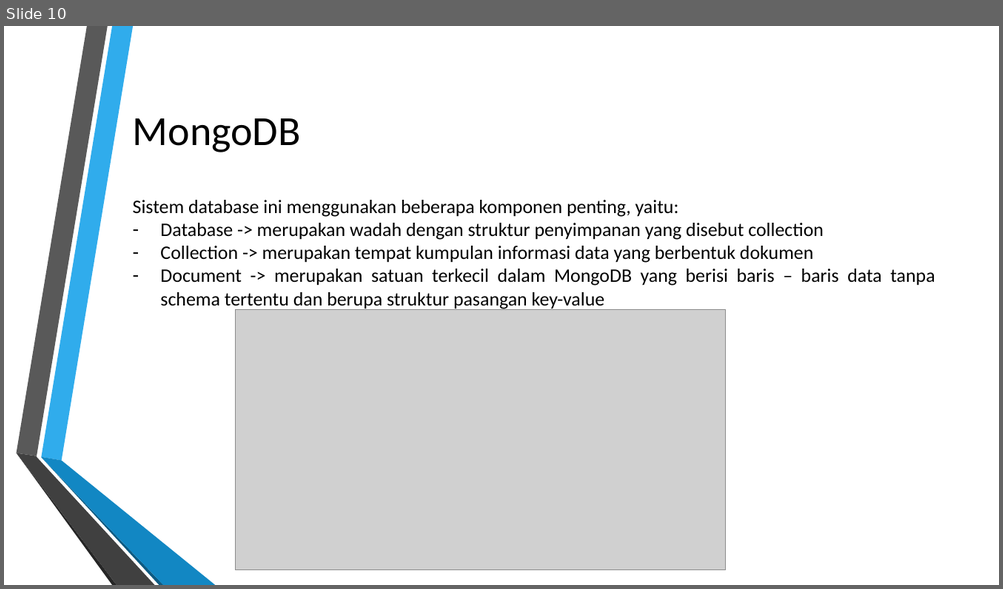
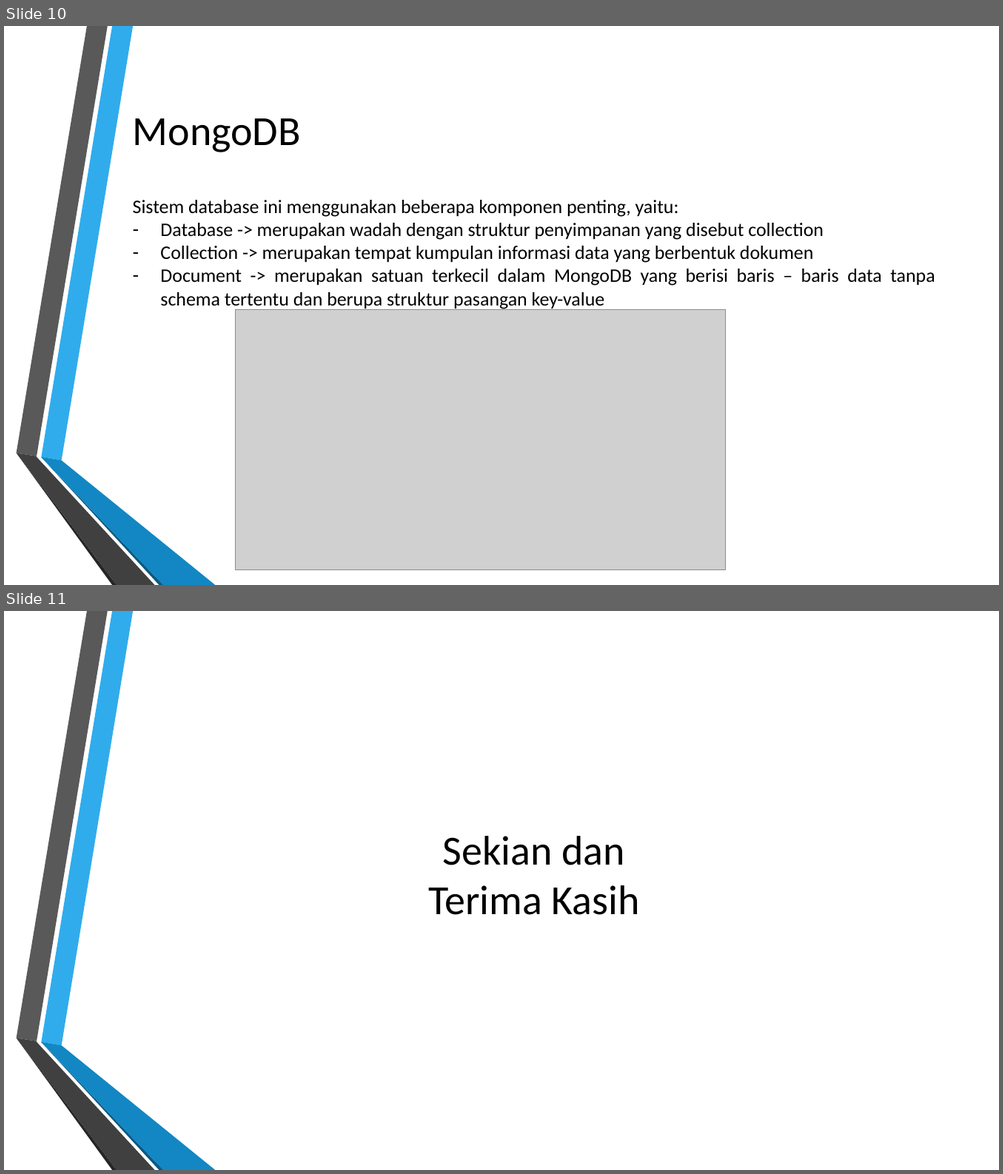
Before and after one commit to luthfimauludy/fw15-backend, a slide deck: Week6-IntermediateBackend.pptx. Shown one above the other, each under a label of ours: slide 10 before the commit, slides 10 and 11 after it. The pictures are 1003x589 and 1003x1174 pixels, drawn with LibreOffice and Linux fonts; fonts in the diff are those of the drawing; grey boxes stand for pictures; background and template pictures are left out. Boxes give left, top, right and bottom in pixels: in the first picture for what was removed or moved away, otherwise in the second. Text is boxed around its words. In the diff, an @@ line names an element or a change of style, - is before the commit and + after.

```diff
--- a/Week6-IntermediateBackend.pptx
+++ b/Week6-IntermediateBackend.pptx
@@ slide 11 added at (4,611,999,1170), background picture (left out); not listed: 6 template elements that a slide beside it also shows @@
@@ title added at (428,836,640,915), 40 pt, text #000000 @@
+Sekian dan
+Terima Kasih
```
Also in this commit, not shown: 3 slides changed.
